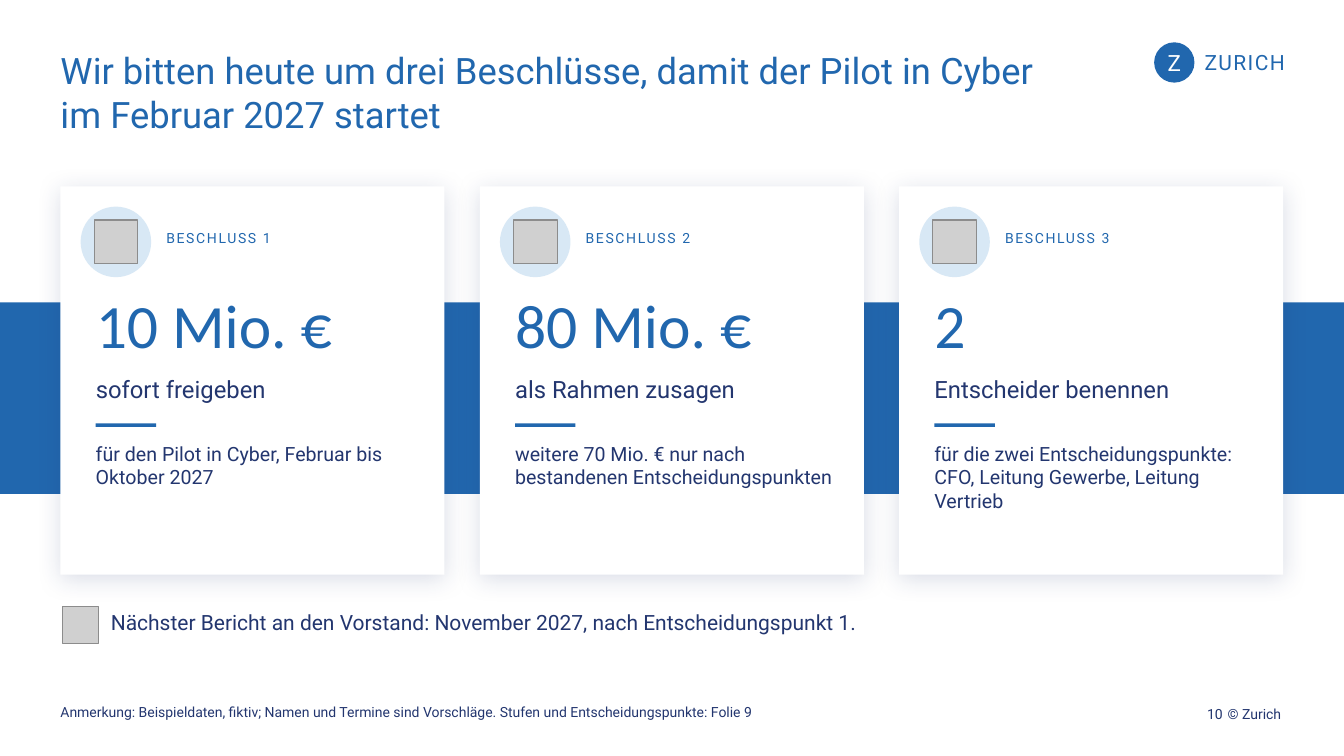
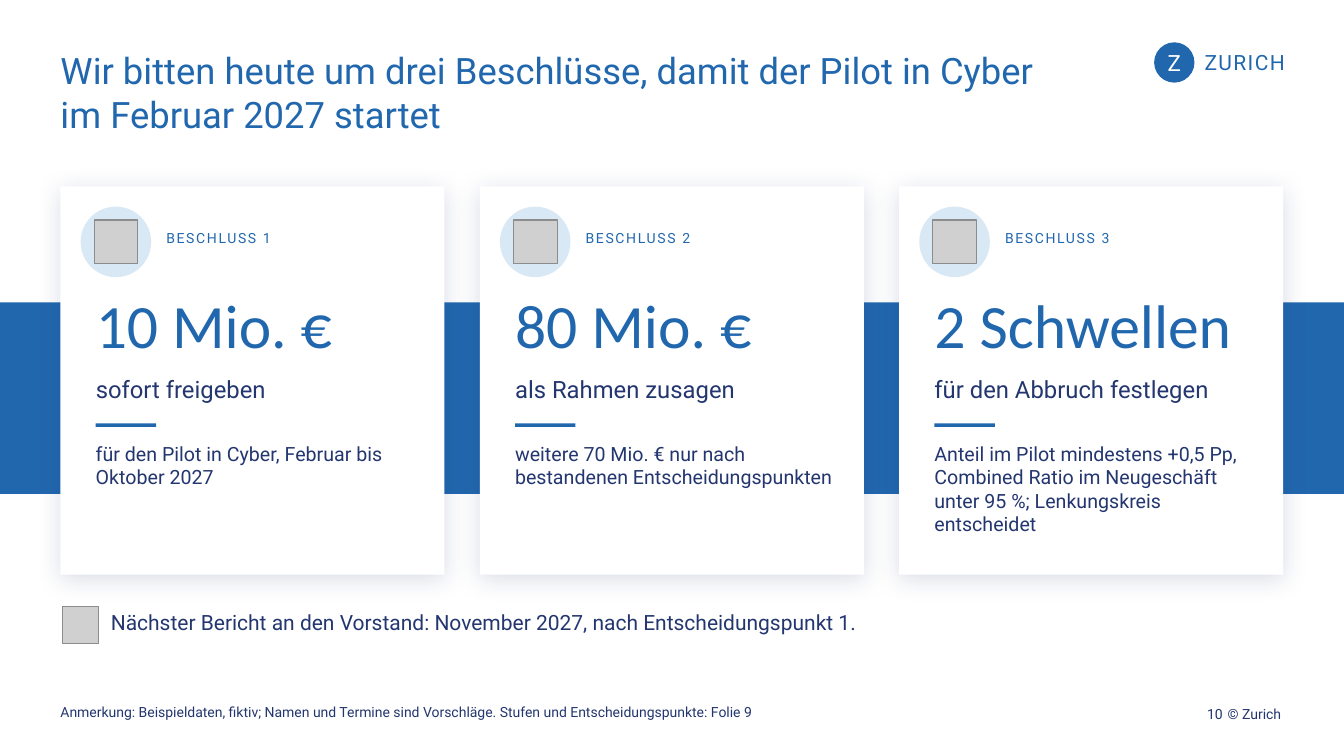
Before and after one commit to blipertom-pixel/Claude, a slide deck: slide 10 of zurich_nachbau/deck_marktfokus_v5/Marktfokus_v5.pptx. Drawn at 1344x756 pixels with LibreOffice and Linux fonts; fonts in the diff are those of the drawing; grey boxes stand for pictures. Boxes give left, top, right and bottom in pixels: in the first picture for what was removed or moved away, otherwise in the second. Text is boxed around its words. In the diff, an @@ line names an element or a change of style, - is before the commit and + after.

```diff
--- a/zurich_nachbau/deck_marktfokus_v5/Marktfokus_v5.pptx
+++ b/zurich_nachbau/deck_marktfokus_v5/Marktfokus_v5.pptx
@@ text at bbox=[934, 305, 1232, 349]: text changed @@
-2
+2 Schwellen
@@ text at bbox=[934, 380, 1208, 403]: text changed @@
-Entscheider benennen
+für den Abbruch festlegen
@@ text at bbox=[934, 446, 1237, 532]: text changed @@
-für die zwei Entscheidungspunkte: CFO, Leitung Gewerbe, Leitung Vertrieb
+Anteil im Pilot mindestens +0,5 Pp, Combined Ratio im Neugeschäft unter 95 %; Lenkungskreis entscheidet
```
Also in this commit, not shown: 10 other slides changed, 1 slide added, 21 other files.
